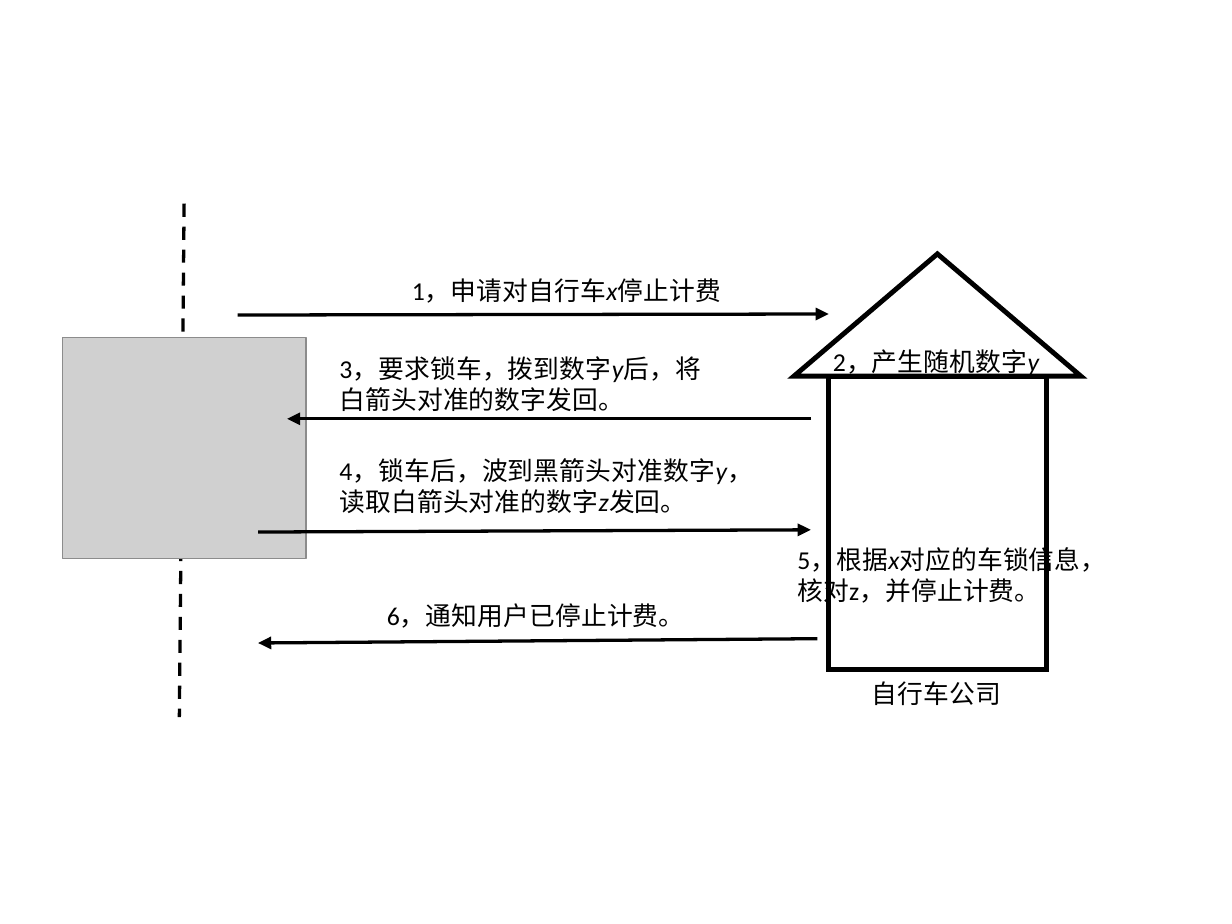
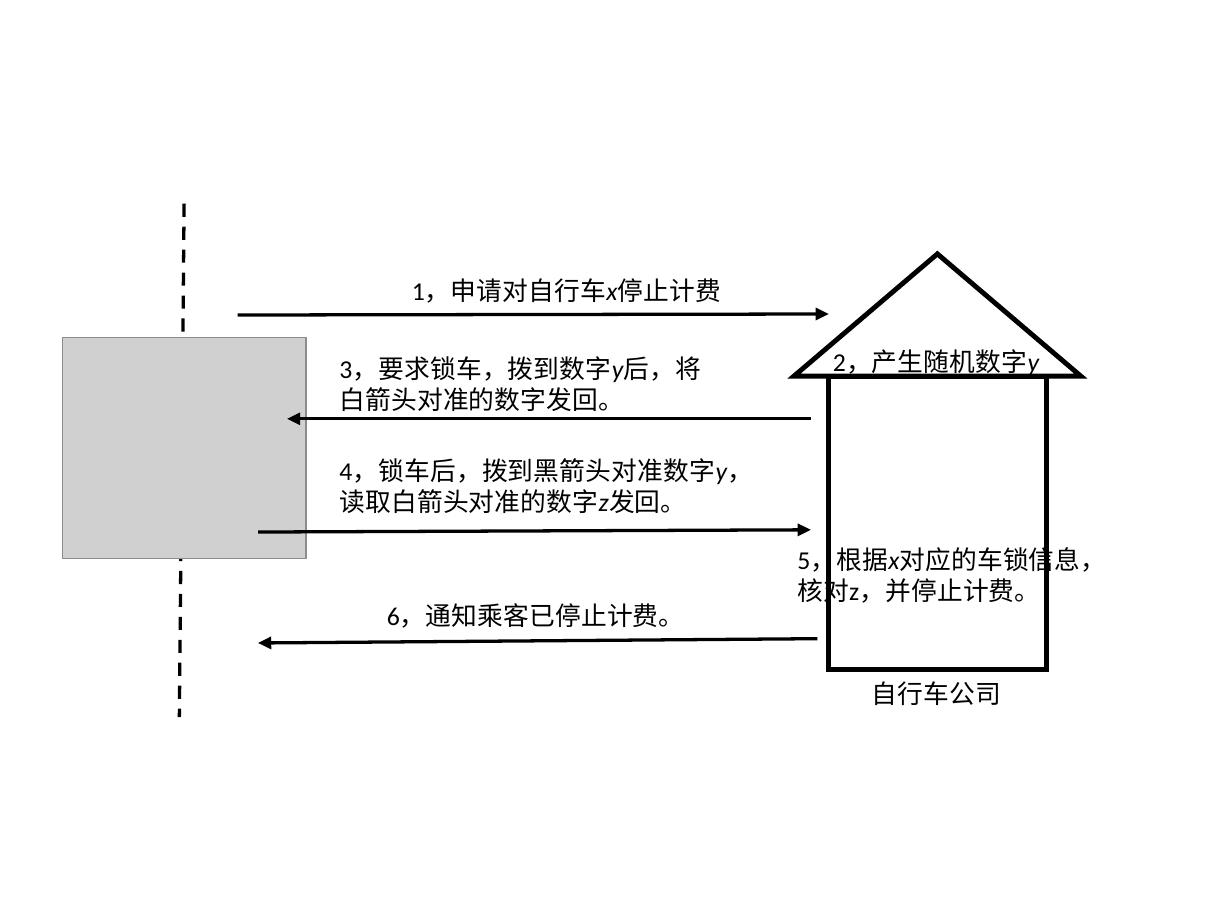
Before and after one commit to hanxiaopeng1992/unplugged, a slide deck: slide 4 of digit-lock/img/digit-lock.pptx. Drawn at 1232x924 pixels with LibreOffice and Linux fonts; fonts in the diff are those of the drawing; grey boxes stand for pictures. Boxes give left, top, right and bottom in pixels: in the first picture for what was removed or moved away, otherwise in the second. Text is boxed around its words. In the diff, an @@ line names an element or a change of style, - is before the commit and + after.

```diff
--- a/digit-lock/img/digit-lock.pptx
+++ b/digit-lock/img/digit-lock.pptx
@@ text at (339,459,752,484): text changed @@
-4，锁车后，波到黑箭头对准数字y，
+4，锁车后，拨到黑箭头对准数字y，
@@ text at (387,604,685,628): text changed @@
-6，通知用户已停止计费。
+6，通知乘客已停止计费。
```
Also in this commit, not shown: 1 other file.
